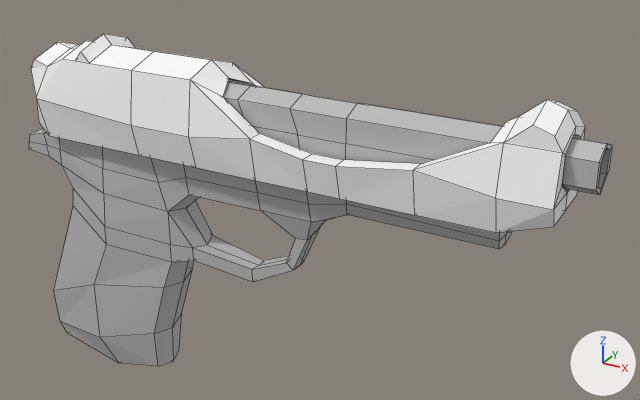
The Blender file blend/gun for daniel.blend: old version first, new version second.
Camera for both pictures: a 50 mm camera at (5.36, -8.63, 5.16) aimed at (0.35, 0.49, 0.6). Lighting does not change. The marker at lower right points along +X, +Y and +Z. Mesh edges are drawn as thin lines.
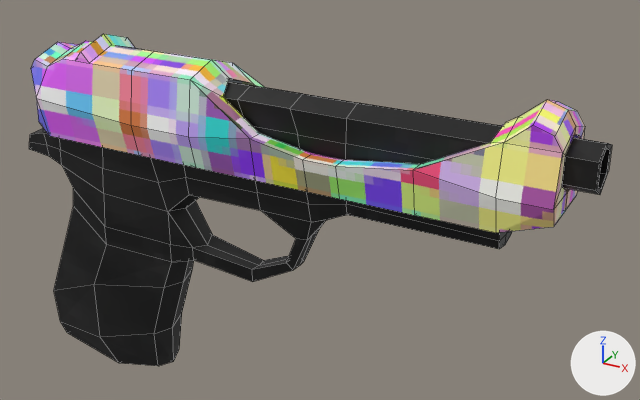
Boxes [x1, y1, x2, y2] around the edits, measured in the pictures (640 x 400 px):
'Cube', surface changed (grey to black)
    both: [29, 82, 612, 366]
'Plane.001', surface changed
    both: [31, 34, 585, 233]

Edits to the bpy script that builds the scene:
```text
Add img_gun_base_gun_base_png:
    img_gun_base_gun_base_png = load_image('gun_base_gun_base.png', '../models/gun_base_gun_base.png', 64, 64, 'sRGB')
Add img_gun_top_gun_top_png:
    img_gun_top_gun_top_png = load_image('gun_top_gun_top.png', '../models/gun_top_gun_top.png', 64, 64, 'sRGB')
Change mat_material_002:
    where n0 = _N.new('ShaderNodeBsdfPrincipled'); n0.name = 'Principled BSDF'
    remove n0.inputs[0].default_value = (1.0, 1.0, 1.0, 1.0)  # 'Base Color', white #ffffff
    add n2 = _N.new('ShaderNodeTexImage'); n2.name = 'Image Texture'
    add n2.image = img_gun_top_gun_top_png
    add n2.interpolation = 'Closest'
    add n3 = _N.new('ShaderNodeUVMap'); n3.name = 'UV Map'
    add n3.uv_map = 'UVMap'
    add _L.new(n3.outputs[0], n2.inputs[0])  # 'UV' to 'Vector'
    add _L.new(n2.outputs[0], n0.inputs[0])  # 'Color' to 'Base Color'
Change mat_material_001:
    where n0 = _N.new('ShaderNodeBsdfPrincipled'); n0.name = 'Principled BSDF'
    remove n0.inputs[0].default_value = (0.5, 0.5, 0.5, 1.0)  # 'Base Color', grey #bcbcbc
    add n2 = _N.new('ShaderNodeTexImage'); n2.name = 'Image Texture'
    add n2.image = img_gun_base_gun_base_png
    add n2.interpolation = 'Closest'
    add n3 = _N.new('ShaderNodeMapping'); n3.name = 'Mapping.001'
    add n3.inputs[2].default_value = (0.0, 0.0, -2.654)  # 'Rotation'
    add n4 = _N.new('ShaderNodeTexCoord'); n4.name = 'Texture Coordinate.001'
    add _L.new(n2.outputs[0], n0.inputs[0])  # 'Color' to 'Base Color'
    add _L.new(n3.outputs[0], n2.inputs[0])  # 'Vector' to 'Vector'
    add _L.new(n4.outputs[2], n3.inputs[0])  # 'UV' to 'Vector'
```
